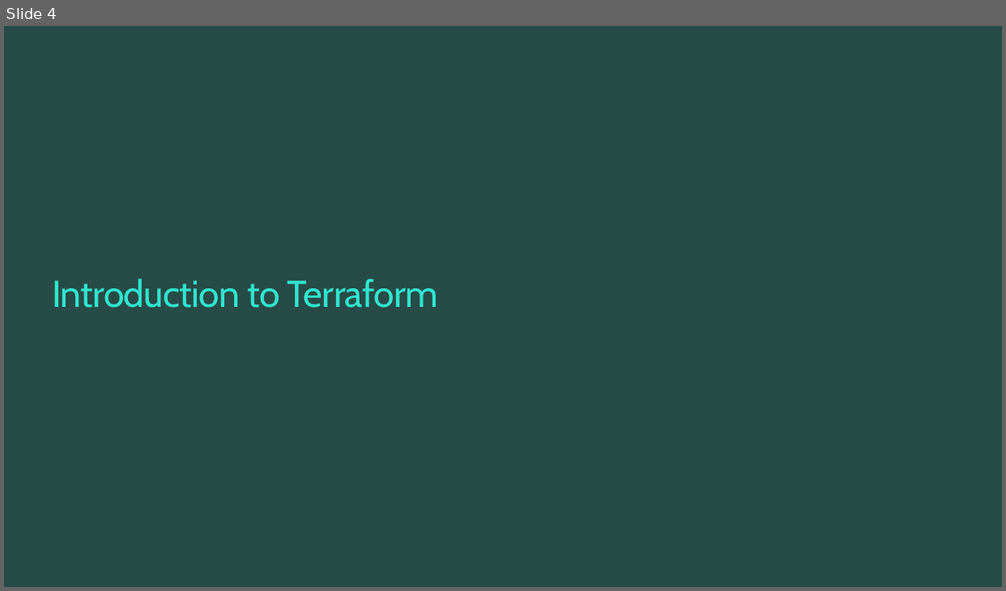
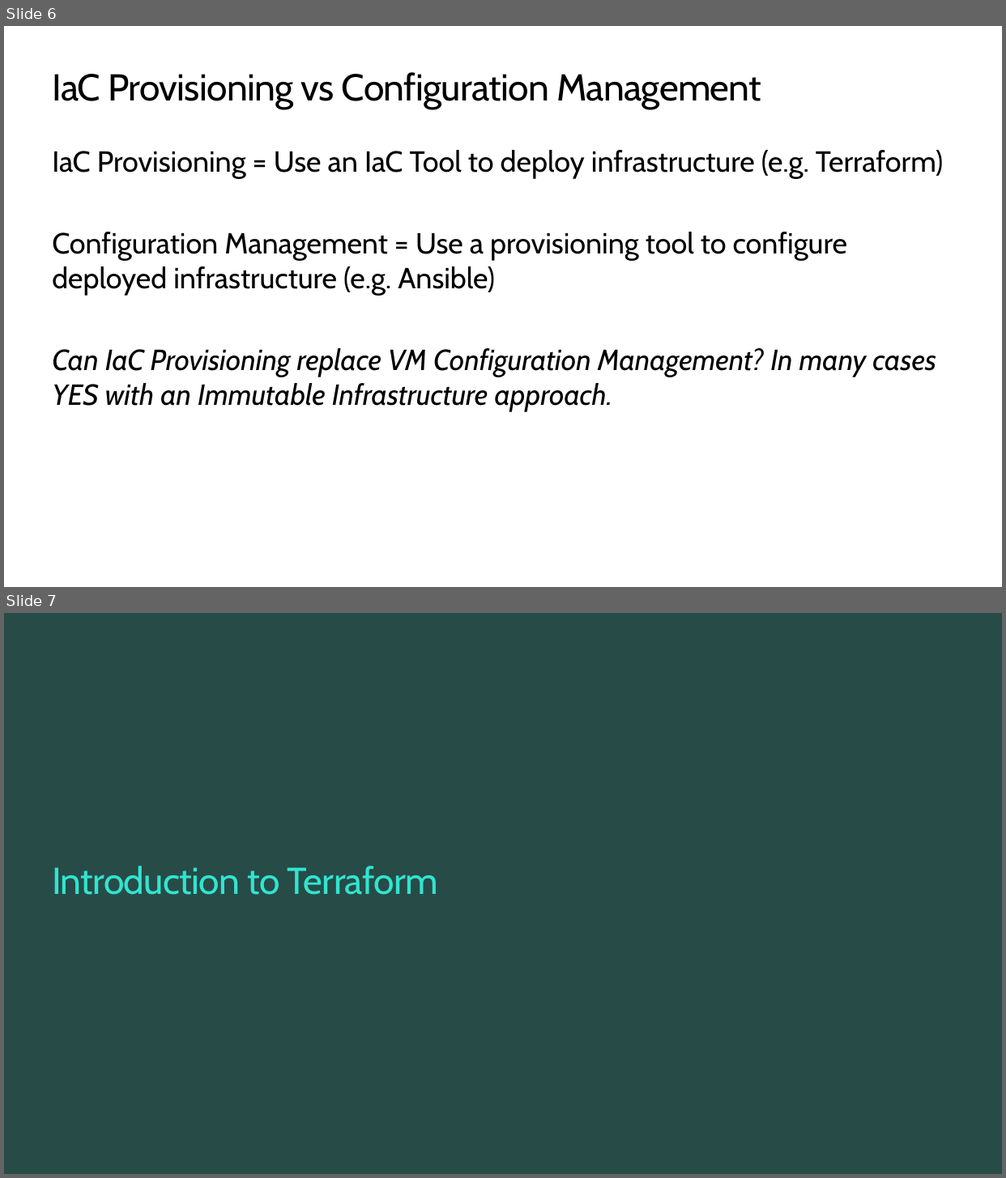
Before and after one commit to TIS-Cloud-Team/TF_Community_workshop, a slide deck: PPTs/02_core_workflow_and_configuration.pptx. Shown one above the other, each under a label of ours: slide 4 before the commit, slides 6 and 7 after it. The pictures are 1006x591 and 1006x1178 pixels, drawn with LibreOffice and Linux fonts; fonts in the diff are those of the drawing; background and template pictures are left out. Boxes give left, top, right and bottom in pixels: in the first picture for what was removed or moved away, otherwise in the second. Text is boxed around its words. In the diff, an @@ line names an element or a change of style, - is before the commit and + after.

```diff
--- a/PPTs/02_core_workflow_and_configuration.pptx
+++ b/PPTs/02_core_workflow_and_configuration.pptx
@@ slide 6 added at <box>4,26,1002,587</box>, background #FFFFFF @@
@@ title added at <box>52,72,761,109</box>, 36 pt, text #000000 @@
+IaC Provisioning vs Configuration Management
@@ text added at <box>52,150,943,412</box>, 28 pt, text #000000 @@
+IaC Provisioning = Use an IaC Tool to deploy infrastructure (e.g. Terraform)
+Configuration Management = Use a provisioning tool to configure deployed infrastructure (e.g. Ansible)
+Can IaC Provisioning replace VM Configuration Management? In many cases YES with an Immutable Infrastructure approach.
@@ what was slide 4 is now slide 7 @@
```
Also in this commit, not shown: 5 slides changed, 2 other slides added, 45 other files.
